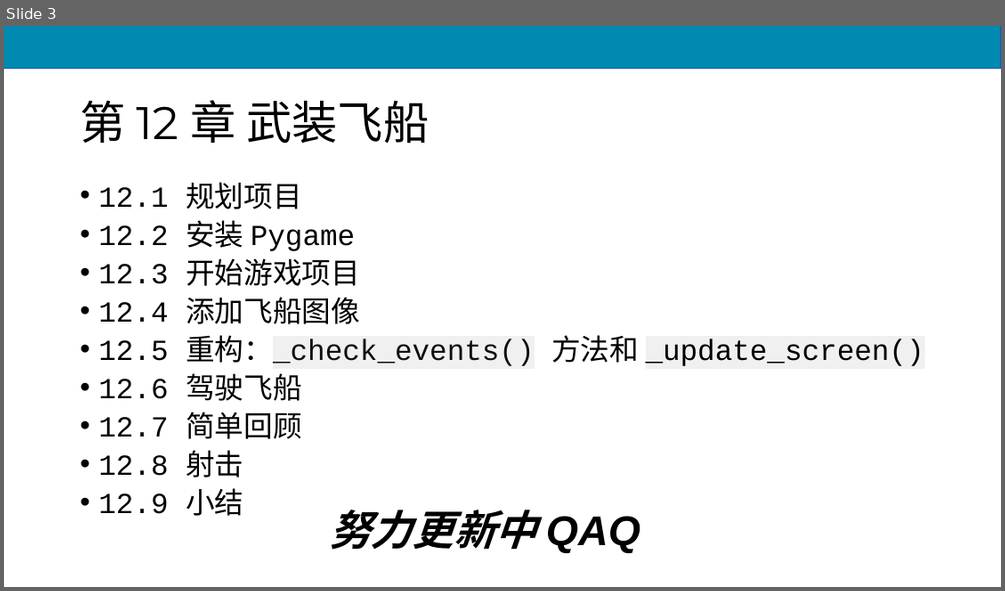
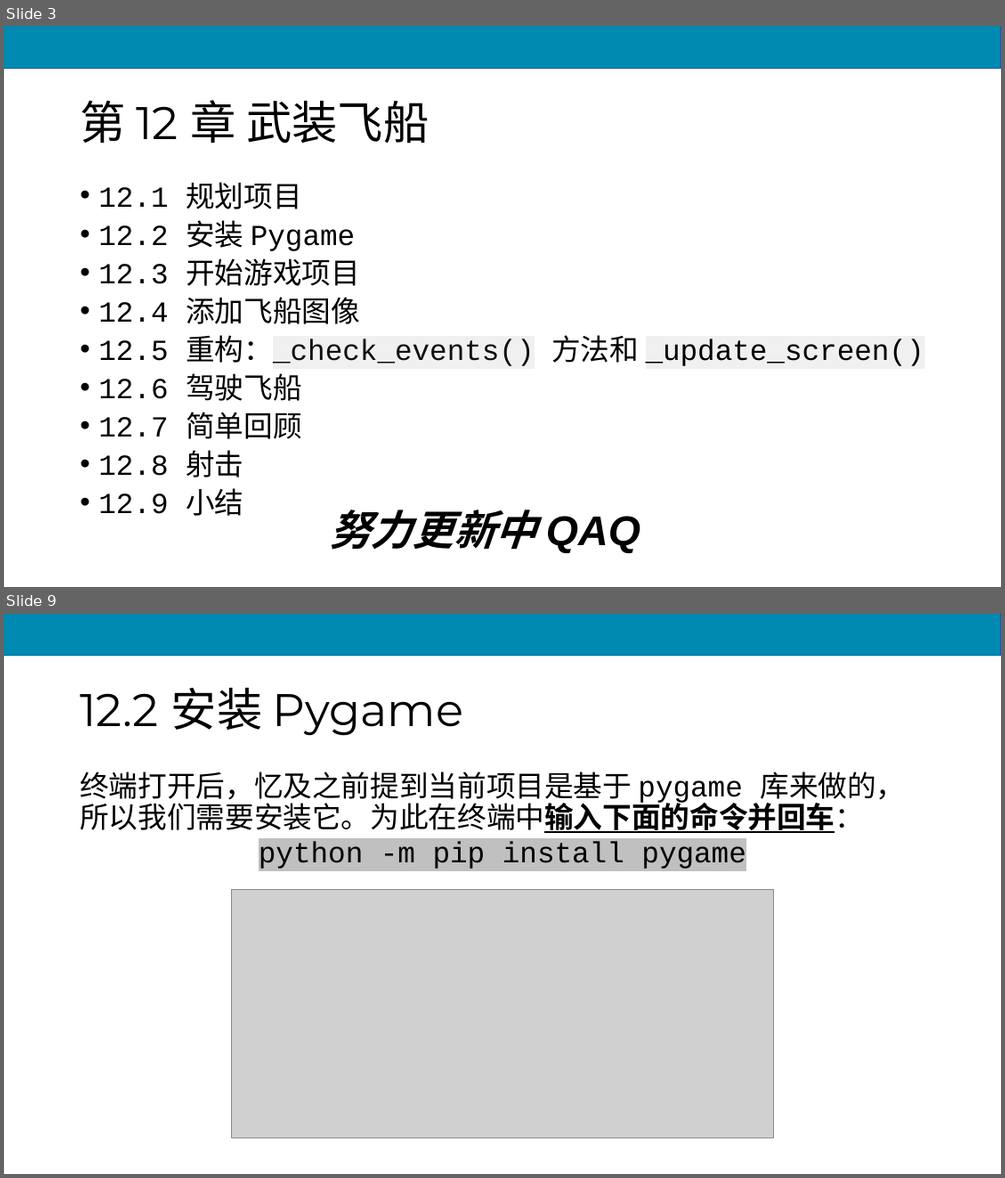
Before and after one commit to scruel/pcc_3e_slides, a slide deck: PPT/chapter12.pptx. Shown one above the other, each under a label of ours: slide 3 before the commit, slides 3 and 9 after it; the slides between them are not shown. The pictures are 1005x591 and 1005x1178 pixels, drawn with LibreOffice and Linux fonts; fonts in the diff are those of the drawing; grey boxes stand for pictures. Boxes give left, top, right and bottom in pixels: in the first picture for what was removed or moved away, otherwise in the second. Text is boxed around its words. In the diff, an @@ line names an element or a change of style, - is before the commit and + after.

```diff
--- a/PPT/chapter12.pptx
+++ b/PPT/chapter12.pptx
@@ slide 9 added at [4,613,1001,1174], background #FFFFFF; not listed: 1 template element that a slide beside it also shows @@
@@ title added at [80,688,463,736], 44 pt, text #000000 @@
+12.2 安装 Pygame
@@ text added at [80,771,905,868], 28 pt, text #000000 @@
+终端打开后，忆及之前提到当前项目是基于 pygame 库来做的，所以我们需要安装它。为此在终端中输入下面的命令并回车：
+python -m pip install pygame
@@ picture added at [231,890,774,1138] @@
```
Also in this commit, not shown: 1 slide changed, 37 other slides added, 10 slides removed, 7 other files.
